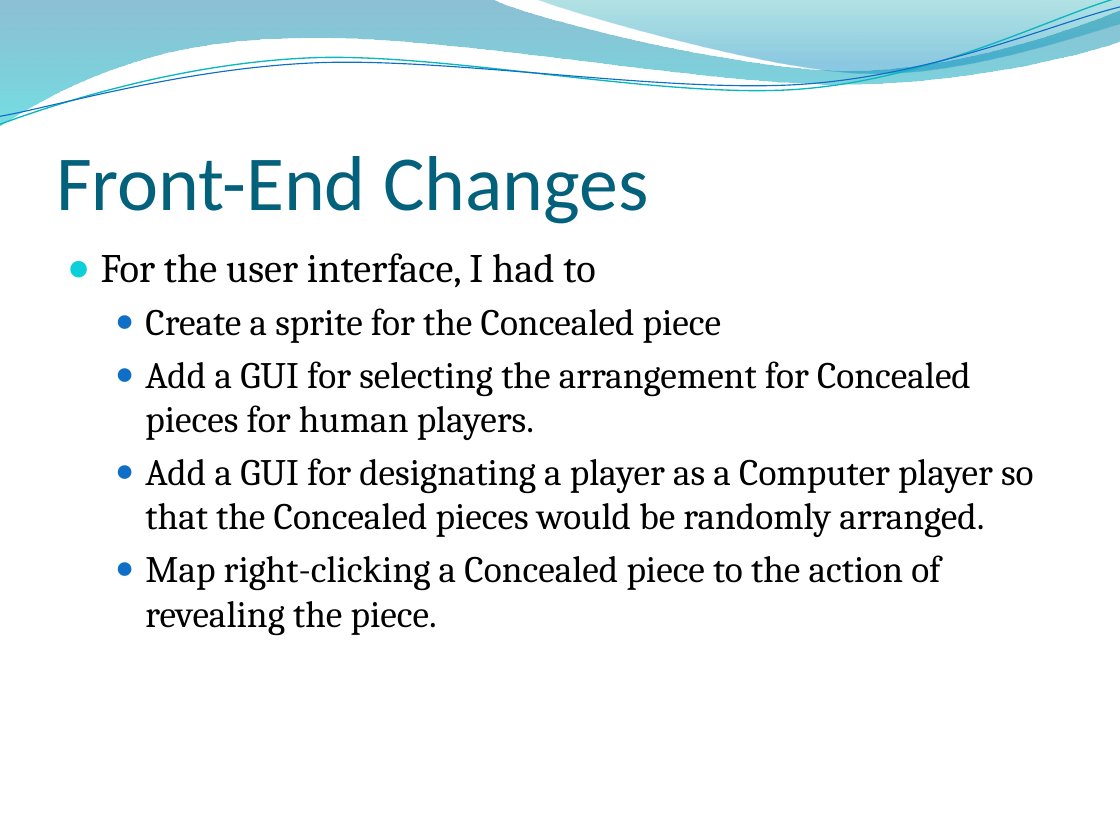
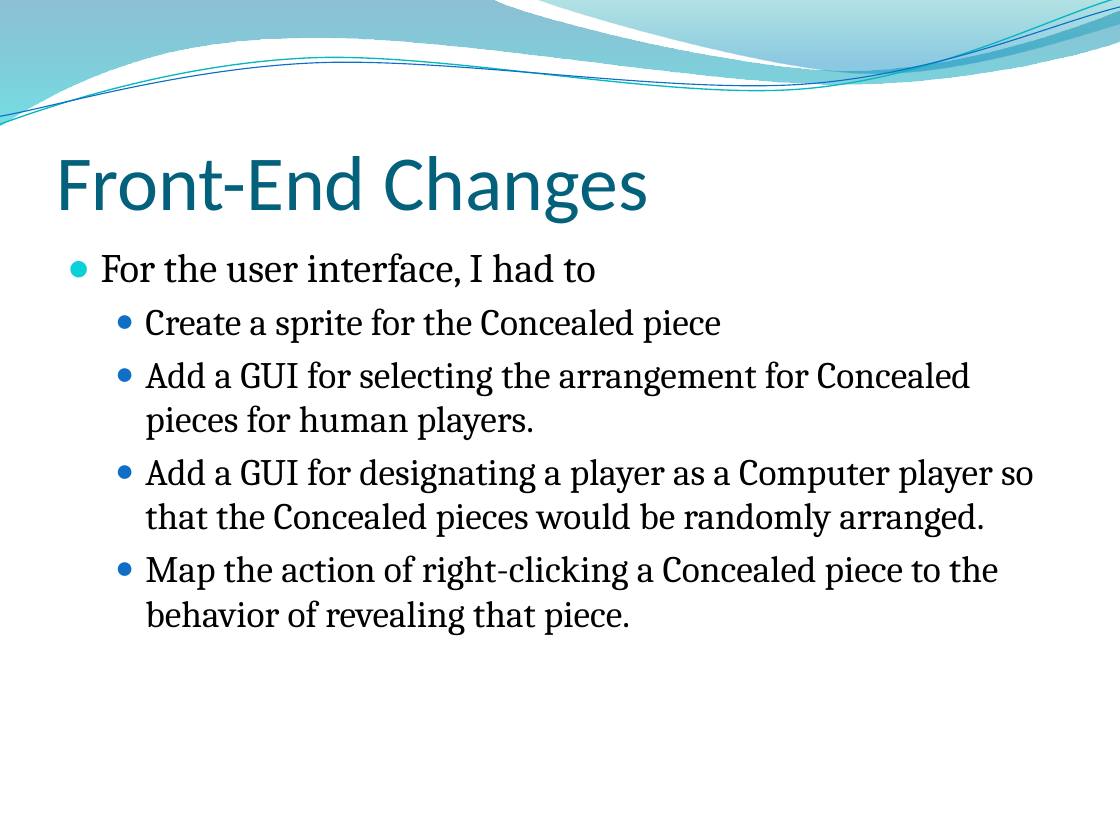
Before and after one commit to dittma75/schrodingers_chess, a slide deck: slide 11 of presentation/Schrödinger's Chess.pptx. Drawn at 1120x840 pixels with LibreOffice and Linux fonts; fonts in the diff are those of the drawing; background and template pictures are left out. Boxes give left, top, right and bottom in pixels: in the first picture for what was removed or moved away, otherwise in the second. Text is boxed around its words. In the diff, an @@ line names an element or a change of style, - is before the commit and + after.

```diff
--- a/presentation/Schrödinger's Chess.pptx
+++ b/presentation/Schrödinger's Chess.pptx
@@ text at (145, 555, 998, 636): text changed @@
-  ● Map right-clicking a Concealed piece to the action of revealing the piece.
+  ● Map the action of right-clicking a Concealed piece to the behavior of revealing that piece.
```
Also in this commit, not shown: 3 other slides changed, 3 other files.
